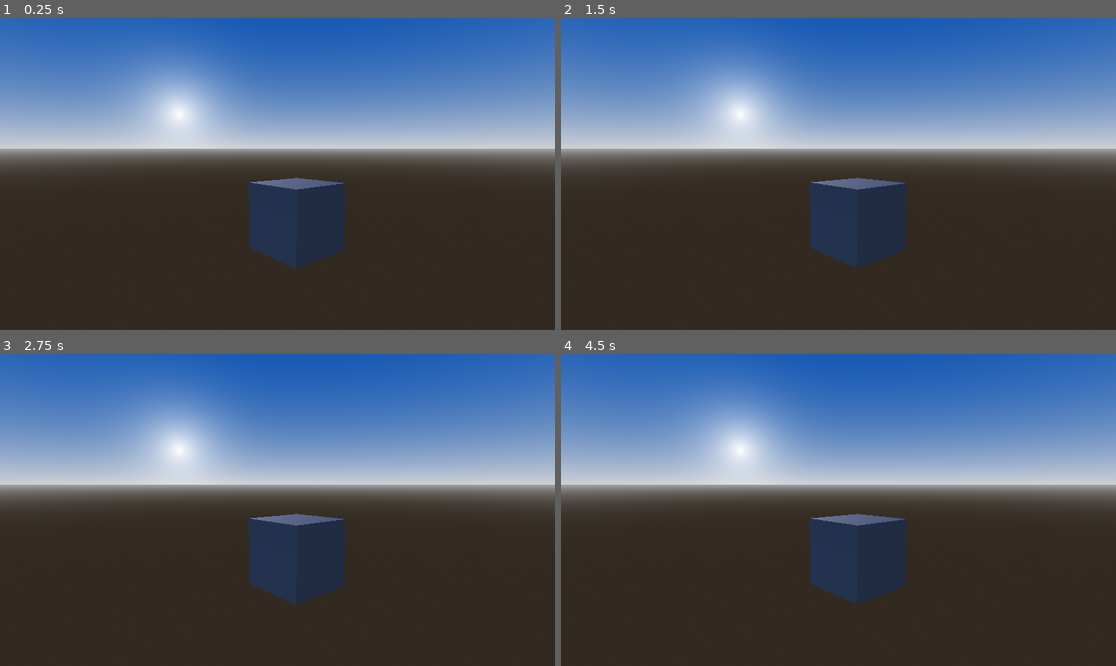
Above: before the commit, frames 1-4 (two rows, left to right).
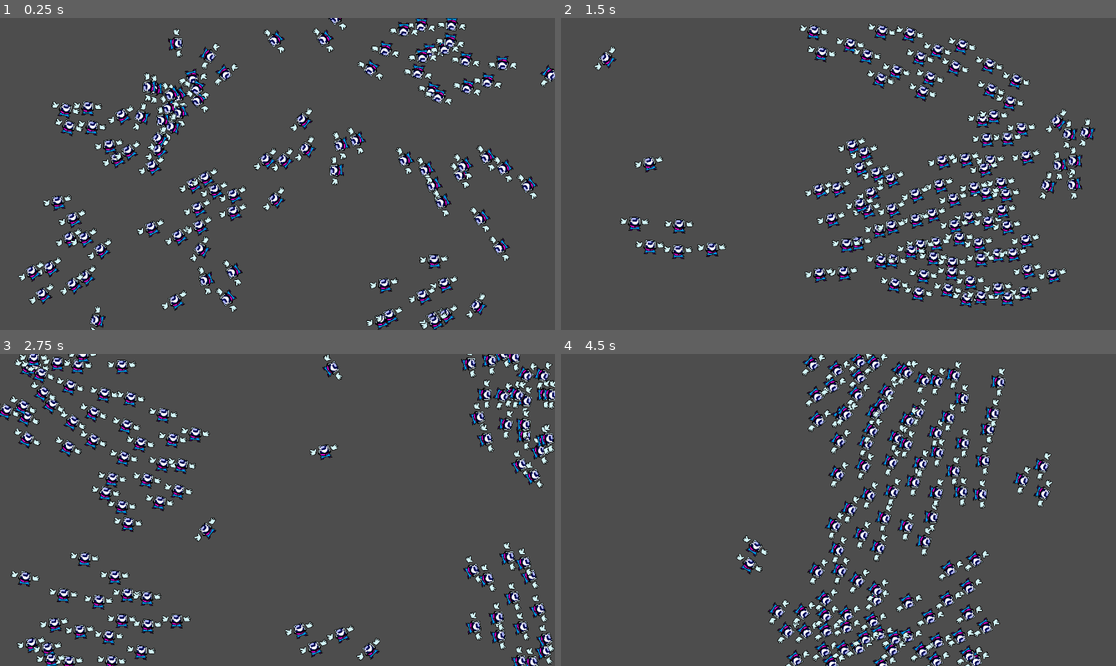
Above: after the commit, the same moments.

Repository: Erinaaaaaaa/Summoners-of-Buge
Game: Godot game, scene res://test_scene.tscn
The game is run twice, just before and just after one commit, with the same random seed, the same clock (stepped at 60 frames per second) and the same inputs. Before the commit the project starts from res://test.tscn.
Inputs:
- Up to frame 1 (0.25 s): no input
- Up to frame 2 (1.5 s): no input
- Up to frame 3 (2.75 s): no input
- Up to frame 4 (4.5 s): no input

The runs differ from the first frame. In frame 1, 96% of the frame differs, in the area x 0-100%, y 0-100%; in frame 2, 96%; in frame 3, 96%; in frame 4, 96%.

Commit message:
Boid added

Diff:
--- /dev/null
+++ b/Boid.tscn
@@ -0,0 +1,67 @@
+[gd_scene load_steps=7 format=3 uid="uid://nnv4aue8jhay"]
+
+[ext_resource type="Script" path="res://boid.gd" id="1_q72bb"]
+[ext_resource type="Texture2D" uid="uid://cs7x6446i6ncq" path="res://sprites/monito-0.png" id="2_slkuv"]
+[ext_resource type="Texture2D" uid="uid://vmkwlc5o2wc2" path="res://sprites/monito-1.png" id="3_sm2qn"]
+
+[sub_resource type="RectangleShape2D" id="RectangleShape2D_bgsxf"]
+size = Vector2(60, 30)
+
+[sub_resource type="SpriteFrames" id="SpriteFrames_i6dl7"]
+animations = [{
+"frames": [{
+"duration": 1.0,
+"texture": ExtResource("2_slkuv")
+}, {
+"duration": 1.0,
+"texture": ExtResource("3_sm2qn")
+}],
+"loop": true,
+"name": &"default",
+"speed": 12.0
+}]
+
+[sub_resource type="RectangleShape2D" id="RectangleShape2D_6ts7m"]
+size = Vector2(134, 71)
+
+[node name="Boid" type="Area2D" node_paths=PackedStringArray("sprite", "raycastFrontL", "raycastFrontR", "raycastSideL", "raycastSideR", "vision_area") groups=["boid"]]
+script = ExtResource("1_q72bb")
+sprite = NodePath("Sprite")
+raycastFrontL = NodePath("Raycast/FrontL")
+raycastFrontR = NodePath("Raycast/FrontR")
+raycastSideL = NodePath("Raycast/SideL")
+raycastSideR = NodePath("Raycast/SideR")
+vision_area = NodePath("Vision")
+speed = 400
+
+[node name="CollisionShape" type="CollisionShape2D" parent="."]
+position = Vector2(0, 3)
+shape = SubResource("RectangleShape2D_bgsxf")
+
+[node name="Sprite" type="AnimatedSprite2D" parent="."]
+scale = Vector2(0.3, 0.3)
+sprite_frames = SubResource("SpriteFrames_i6dl7")
+frame = 1
+frame_progress = 0.333124
+
+[node name="Vision" type="Area2D" parent="."]
+
+[node name="CollisionShape2D" type="CollisionShape2D" parent="Vision"]
+shape = SubResource("RectangleShape2D_6ts7m")
+
+[node name="Raycast" type="Node2D" parent="."]
+
+[node name="FrontL" type="RayCast2D" parent="Raycast"]
+target_position = Vector2(65, -10)
+
+[node name="FrontR" type="RayCast2D" parent="Raycast"]
+target_position = Vector2(60, 10)
+
+[node name="SideL" type="RayCast2D" parent="Raycast"]
+target_position = Vector2(0, -40)
+
+[node name="SideR" type="RayCast2D" parent="Raycast"]
+target_position = Vector2(0, 40)
+
+[connection signal="area_entered" from="Vision" to="." method="_on_vision_area_entered"]
+[connection signal="area_exited" from="Vision" to="." method="_on_vision_area_exited"]
--- /dev/null
+++ b/boid.gd
@@ -0,0 +1,88 @@
+extends Area2D
+class_name Boid
+
+@export_category("Visual")
+@export var sprite : AnimatedSprite2D
+
+@export_category("Raycasts")
+@export var raycastFrontL : RayCast2D
+@export var raycastFrontR : RayCast2D
+@export var raycastSideL : RayCast2D
+@export var raycastSideR : RayCast2D
+
+@export_category("Zones")
+@export var vision_area : Area2D
+
+@export_category("General")
+@export var velocity = Vector2()
+@export var speed = 100
+
+# --------------------------------
+var visible_boids : Array[Area2D]
+# ---------------------------------
+
+# Called when the node enters the scene tree for the first time.
+func _ready():
+	#Initial velocity
+	velocity = Vector2(randf_range(-1,1), randf_range(-1,1)) * speed
+
+# Called every frame. 'delta' is the elapsed time since the previous frame.
+func _process(delta):
+	check_neighbors()
+	check_sides()
+
+	velocity = velocity.normalized() * speed
+
+	move(delta)
+
+	rotation = velocity.normalized().angle()
+
+
+
+func check_sides():
+	pass
+
+func check_neighbors():
+	if visible_boids:
+		var n_boids = visible_boids.size()
+		var avg_velocity = Vector2.ZERO
+		var avg_position = Vector2.ZERO
+		var steer_away = Vector2.ZERO
+
+		for b in visible_boids:
+			avg_position += b.global_position
+			avg_velocity += b.velocity
+
+			steer_away -= (b.global_position - global_position) * (48 / (global_position - b.global_position).length())
+
+		avg_position /= n_boids
+		avg_velocity /= n_boids
+
+		velocity += steer_away
+		velocity += (avg_velocity - velocity) / 2
+		velocity += (avg_position - position)
+
+func move(delta):
+	global_position += velocity * delta
+
+	if global_position.x < 0:
+		global_position.x  = get_viewport_rect().size.x
+	if global_position.y < 0:
+		global_position.y = get_viewport_rect().size.y
+
+	if global_position.x >  get_viewport_rect().size.x:
+		global_position.x = 0
+	if global_position.y > get_viewport_rect().size.y:
+		global_position.y = 0
+
+
+
+
+func _on_vision_area_entered(area : Area2D):
+	if area != self and area.is_in_group("boid"):
+		visible_boids.append(area)
+
+
+func _on_vision_area_exited(area):
+	if area != self and area.is_in_group("boid"):
+		visible_boids.erase(area)
--- a/project.godot
+++ b/project.godot
@@ -11,9 +11,13 @@
 [application]
 
 config/name="LD56"
-run/main_scene="res://test.tscn"
+run/main_scene="res://test_scene.tscn"
 config/features=PackedStringArray("4.3", "GL Compatibility")
 config/icon="res://icon.svg"
+
+[global_group]
+
+boid=""
 
 [rendering]
 
--- a/test.tscn
+++ /dev/null
@@ -1,34 +0,0 @@
-[gd_scene load_steps=5 format=3 uid="uid://b4shdiav5mhi0"]
-
-[sub_resource type="BoxMesh" id="BoxMesh_hmcsq"]
-
-[sub_resource type="ProceduralSkyMaterial" id="ProceduralSkyMaterial_lmdc7"]
-sky_top_color = Color(0, 0.229167, 0.55, 1)
-sky_curve = 0.139955
-sky_energy_multiplier = 1.25
-sun_angle_max = 37.3
-
-[sub_resource type="Sky" id="Sky_scfnr"]
-sky_material = SubResource("ProceduralSkyMaterial_lmdc7")
-
-[sub_resource type="Environment" id="Environment_cpmr5"]
-background_mode = 2
-background_color = Color(0.120957, 0.212149, 0.254433, 1)
-sky = SubResource("Sky_scfnr")
-ambient_light_source = 3
-adjustment_brightness = 1.2
-adjustment_contrast = 1.8
-adjustment_saturation = 2.4
-
-[node name="Node3D" type="Node3D"]
-
-[node name="MeshInstance3D" type="MeshInstance3D" parent="."]
-mesh = SubResource("BoxMesh_hmcsq")
-
-[node name="Camera3D" type="Camera3D" parent="MeshInstance3D"]
-transform = Transform3D(0.658689, -0.0655773, 0.749552, 0, 0.996195, 0.0871557, -0.752415, -0.0574086, 0.656183, 3, 1, 3)
-environment = SubResource("Environment_cpmr5")
-fov = 56.4332
-
-[node name="DirectionalLight3D" type="DirectionalLight3D" parent="."]
-transform = Transform3D(-0.387516, 0.10116, -0.916296, 0, 0.993961, 0.109734, 0.921863, 0.0425238, -0.385175, -2.00103, 2.39928, 0)
--- /dev/null
+++ b/test_scene.gd
@@ -0,0 +1,19 @@
+extends Node2D
+
+@export var boid_scene : PackedScene
+
+# Called when the node enters the scene tree for the first time.
+func _ready():
+	for i in range(100):
+		add_boid()
+
+
+func add_boid():
+	var boid_i = boid_scene.instantiate()
+	boid_i.position = Vector2( randf_range(0,get_viewport_rect().size.x),randf_range(0,get_viewport_rect().size.y) )
+
+	add_child(boid_i)
+
+# Called every frame. 'delta' is the elapsed time since the previous frame.
+func _process(delta):
+	pass
--- /dev/null
+++ b/test_scene.tscn
@@ -0,0 +1,8 @@
+[gd_scene load_steps=3 format=3 uid="uid://c6p3qanqbhxjk"]
+
+[ext_resource type="Script" path="res://test_scene.gd" id="1_i61e3"]
+[ext_resource type="PackedScene" uid="uid://nnv4aue8jhay" path="res://Boid.tscn" id="1_o2amn"]
+
+[node name="TestScene" type="Node2D"]
+script = ExtResource("1_i61e3")
+boid_scene = ExtResource("1_o2amn")
Binary file added: monito-0.gif
Binary file added: monito-1.gif
Binary file added: monito-jump.gif
Binary file added: sprites/monito-0.png
Not shown, added: sprites/monito-0.png.import
Binary file added: sprites/monito-1.png
Not shown, added: sprites/monito-1.png.import
